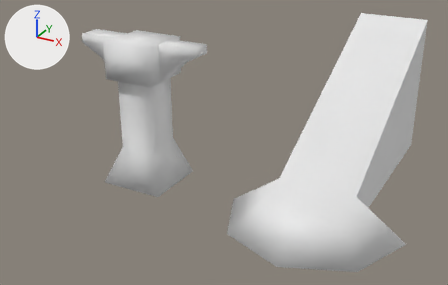
An edit to the Blender file Assets/Models/environment_fortress_tileset.blend, drawn before and after from the same camera.
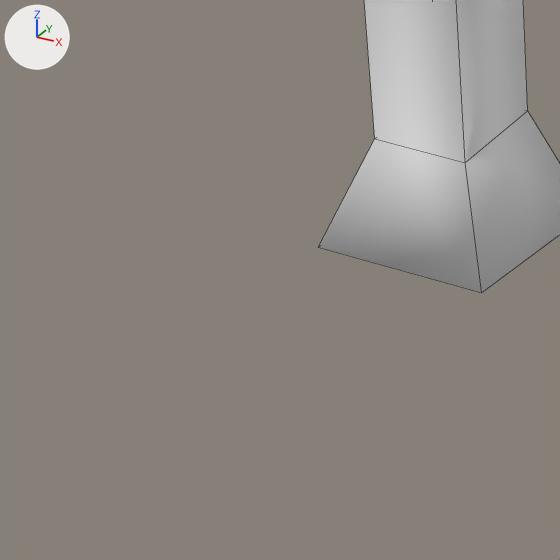
Each version appears first whole from a camera (50 mm lens) standing at (9.52, -12.89, 8.02) and looking at (2.28, 0.25, 1.45), and next in a close-up on the part from 0% to 41% of the width and 36% to 100% of the height. Arrows for +X, +Y and +Z are at upper left; the lights stay in place. The close-ups show mesh edges as thin lines. Objects named as collision shapes, trigger or cutter boxes, shadow casters or lower levels of detail are left out.

Objects in the first close-up: 'fortress_prop_pillar'.
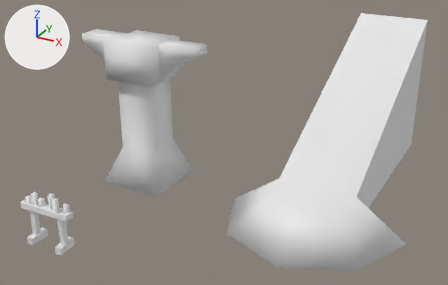
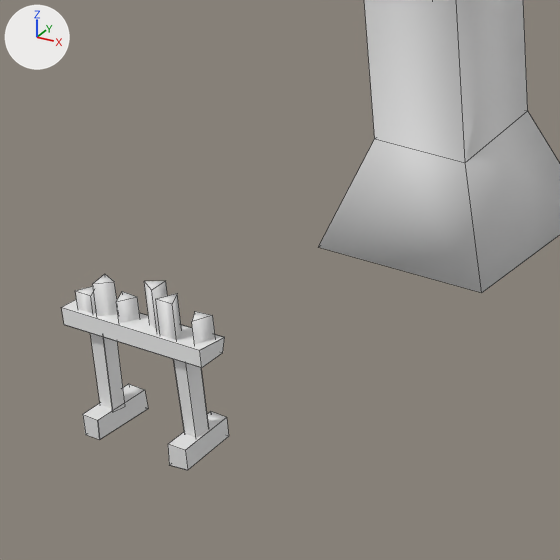
The newer file is also turned or shifted as a whole; pictures and numbers use the older file's frame.

What differs and where, as boxes (x1, y1, x2, y2) in the close-ups (560 x 560 px):
'fortress_prop_candles', added: after (61, 274, 229, 470)

What changed in the scene script:
```text
Add me_cube:
    me_cube.from_pydata(...)  # 156 vertices, 54 faces; spans x -0.68..0.706, y -0.247..0.27, z 0.0..1.352
    me_cube.polygons.foreach_set('use_smooth', [True] * 54)
Add ob_fortress_prop_candles:
    ob_fortress_prop_candles = bpy.data.objects.new('fortress_prop_candles', me_cube)
    ob_fortress_prop_candles.location = (0.0, -4.0, 0.0)
```
